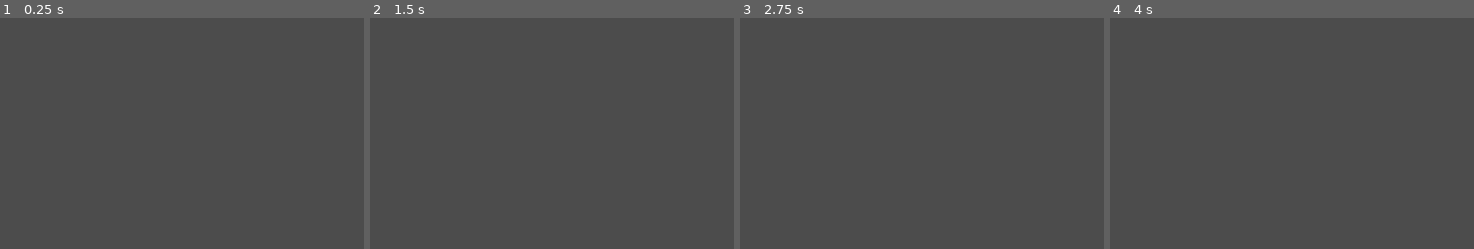
Above: before the commit, frames 1-4 (left to right).
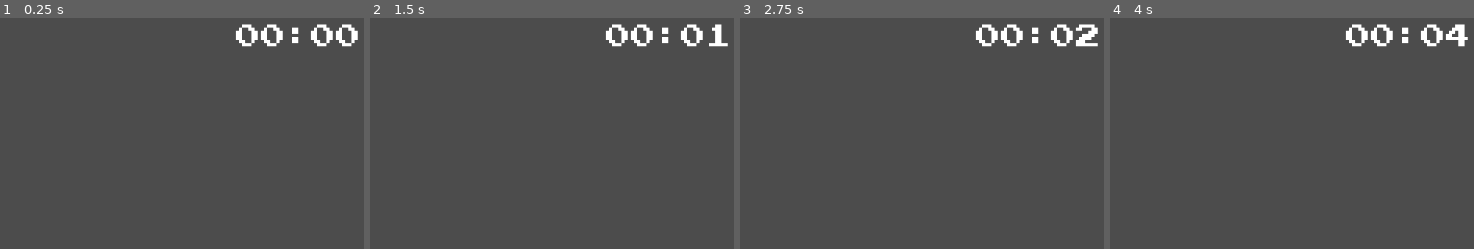
Above: after the commit, the same moments.

Repository: andrebariani/LostAndFound_GGJ2021
Game: Godot game, scene res://quest/Interface.tscn
Same seed, same stepped clock (60 frames per second), same inputs: the game is played once before the commit and once after it.
Inputs:
- Up to frame 1 (0.25 s): no input
- Up to frame 2 (1.5 s): tap Enter at 0.5, 0.6, 1.35 s; tap Space at 1.25 s
- Up to frame 3 (2.75 s): tap Enter at 2, 2.1 s
- Up to frame 4 (4 s): tap Space at 2.75 s; tap Enter at 2.85, 3.5, 3.6 s
The pictures show only the part of the screen within x 50-100%, y 0-50%; the shares and areas given below are measured in that part.

The runs differ from the first frame. In frame 1, 1.4% of the frame differs, in the area x 64-99%, y 2-13%; in frame 2, 1.3%; in frame 3, 1.5%; in frame 4, 1.4%.

Commit message:
sistema de relogio

Diff:
--- a/quest/Interface.tscn
+++ b/quest/Interface.tscn
@@ -1,9 +1,11 @@
-[gd_scene load_steps=6 format=2]
+[gd_scene load_steps=9 format=2]
 
 [ext_resource path="res://quest/Retangulo.tscn" type="PackedScene" id=1]
 [ext_resource path="res://assets/dialog_font.tres" type="DynamicFont" id=2]
 [ext_resource path="res://quest/DialogController.gd" type="Script" id=3]
 [ext_resource path="res://quest/Interface.gd" type="Script" id=4]
+[ext_resource path="res://assets/PressStart2P-Regular.ttf" type="DynamicFontData" id=5]
+[ext_resource path="res://quest/Relogio.gd" type="Script" id=6]
 
 [sub_resource type="Animation" id=1]
 resource_name = "show_dialog"
@@ -20,6 +22,10 @@
 "update": 0,
 "values": [ Vector2( 82, 620 ), Vector2( 82, 400 ) ]
 }
+
+[sub_resource type="DynamicFont" id=2]
+size = 32
+font_data = ExtResource( 5 )
 
 [node name="Interface" type="Control"]
 anchor_right = 1.0
@@ -64,5 +70,23 @@
 
 [node name="TextScroll" type="Timer" parent="DialogController"]
 wait_time = 0.05
+
+[node name="Relogio" type="Label" parent="."]
+margin_left = 833.52
+margin_top = 16.0
+margin_right = 1001.52
+margin_bottom = 83.0
+custom_fonts/font = SubResource( 2 )
+text = "00:00
+"
+align = 2
+script = ExtResource( 6 )
+__meta__ = {
+"_edit_use_anchors_": false
+}
+
+[node name="Timer" type="Timer" parent="Relogio"]
+autostart = true
 [connection signal="animation_finished" from="DialogController/AnimationPlayer" to="DialogController" method="_on_AnimationPlayer_animation_finished"]
 [connection signal="timeout" from="DialogController/TextScroll" to="DialogController" method="_on_TextScroll_timeout"]
+[connection signal="timeout" from="Relogio/Timer" to="Relogio" method="_on_Timer_timeout"]
--- /dev/null
+++ b/quest/Relogio.gd
@@ -0,0 +1,38 @@
+extends Label
+
+var clock = 0
+export var tempo_inicial = 0
+
+func reset():
+	clock = 0
+	text = "10:00"
+
+func get_time():
+	return clock
+
+# Relogio em si -------------
+func _ready():
+	clock = tempo_inicial
+
+
+func relogio():
+	clock += 1
+	# Horas
+	var horas = clock/60
+	if horas < 10:
+		text = "0"
+	else:
+		text = ""
+	text += str(horas)
+
+	# Minutos
+	var minutos = clock%60
+	if minutos < 10:
+		text += ":0"
+	else:
+		text += ":"
+	text += str(minutos)
+
+
+func _on_Timer_timeout():
+	relogio()
